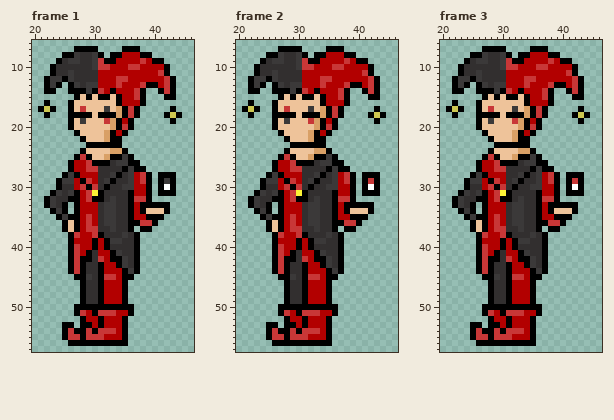
Pixel-art file: Assets/GameAssets/Jester (1).aseprite. That is the earlier state.
64x64 pixels, 16 frames. Shown: frame 1: x 20..46, y 6..57; frame 2: x 20..46, y 6..57; frame 3: x 20..46, y 6..57. The commit also changed other frames, which this record leaves out.
After the commit:
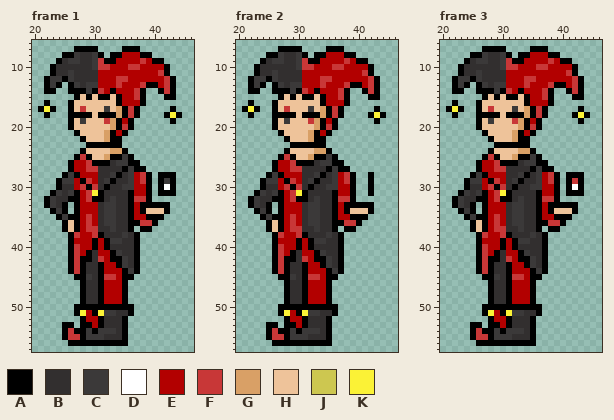
Palette (. is transparent): A #000000  B #322f2f  C #3b3939  D #ffffff  E #b20000  F #c83737  G #d9a066  H #eec39a  J #cdc750  K #fbf236
Edits made:
Frame 1:
The edit turns colour E into colour B in row 51 at x 34 to 35; in rows 52 to 53 at x 32 to 34; in row 54 at x 34; in row 55 at x 32 to 34.
The edit turns colour F into colour C in row 51 at x 32 to 33; in row 54 at x 29 and 31 to 33; in row 55 at x 29 to 31.
The edit turns colour F into colour K in row 51 at x 28 and 31.
The edit turns colour J into colour K in row 17 at x 22; in row 18 at x 43.
Frame 2:
The edit turns colour D into colour A in row 30 at x 42.
The edit turns colour F into colour A in row 29 at x 42.
The edit turns colour E into colour B in row 51 at x 34 to 35; in rows 52 to 53 at x 32 to 34; in row 54 at x 34; in row 55 at x 32 to 34.
The edit turns colour F into colour C in row 51 at x 32 to 33; in row 54 at x 29 and 31 to 33; in row 55 at x 29 to 31.
The edit turns colour F into colour K in row 51 at x 28 and 31.
The edit turns colour J into colour K in row 17 at x 22; in row 18 at x 43.
The author cleared colour A in rows 28 to 31 at x 41 and 43.
Frame 3: the same change as frame 1
